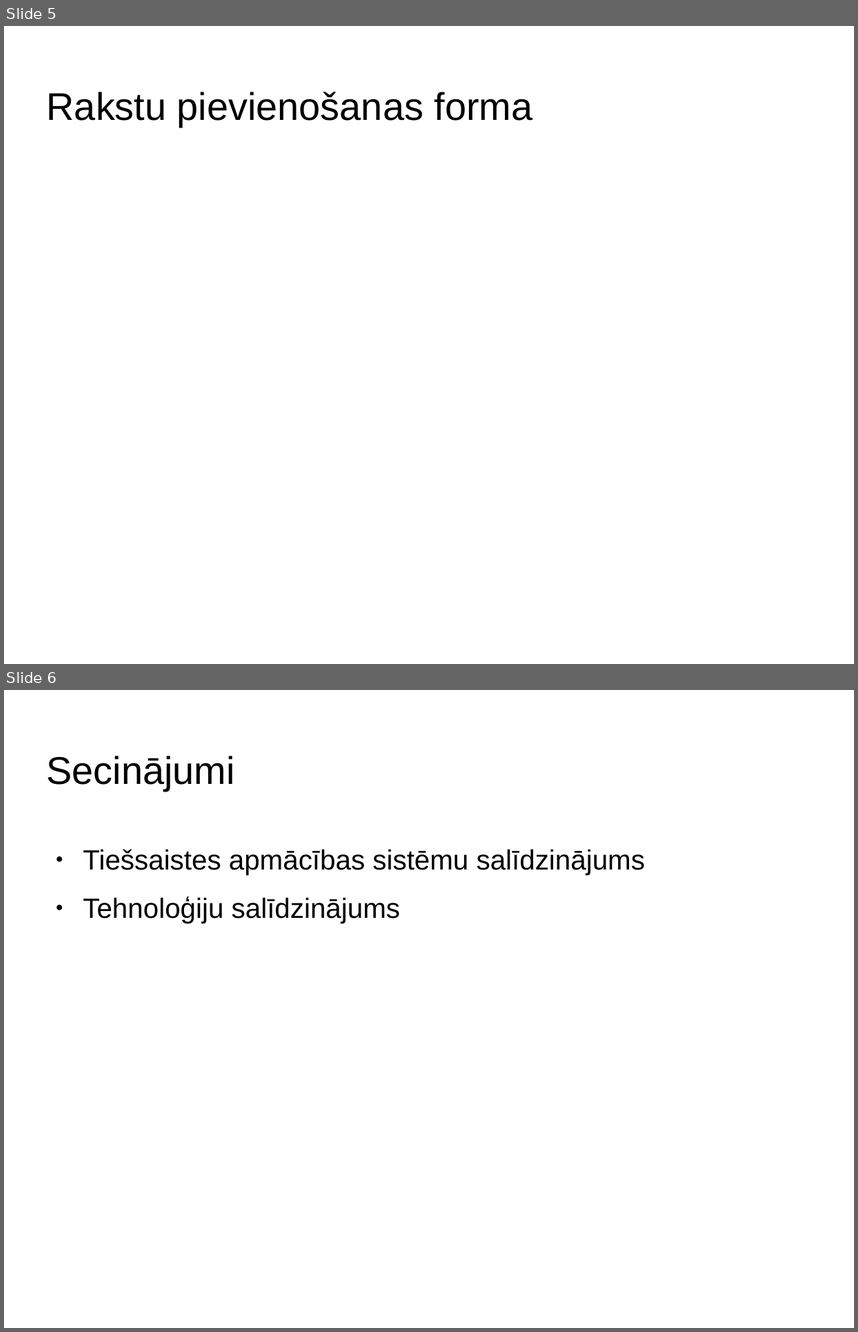
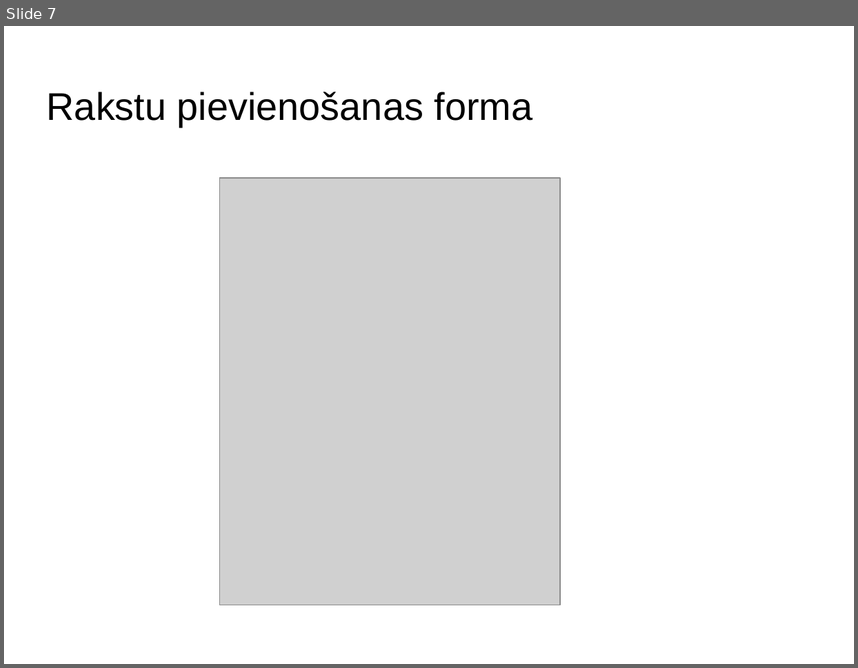
Before and after one commit to stabone/lore-parit, a slide deck: presentatio.odp. Shown one above the other, each under a label of ours: slides 5 and 6 before the commit, slide 7 after it. The pictures are 858x1332 and 858x668 pixels, drawn with LibreOffice and Linux fonts; fonts in the diff are those of the drawing; grey boxes stand for pictures; background and template pictures are left out. Boxes give left, top, right and bottom in pixels: in the first picture for what was removed or moved away, otherwise in the second. Text is boxed around its words. In the diff, an @@ line names an element or a change of style, - is before the commit and + after.

```diff
--- a/presentatio.odp
+++ b/presentatio.odp
@@ slide 6 removed at (4,690,854,1328), background picture (left out) @@
@@ title removed at (47,756,235,791) @@
-Secinājumi
@@ text removed at (83,849,645,923) @@
-● Tiešsaistes apmācības sistēmu salīdzinājums
-● Tehnoloģiju salīdzinājums
@@ what was slide 5 is now slide 7 @@
@@ slide 7 changed as well @@
@@ picture added at (220,178,560,604) @@
```
Also in this commit, not shown: 3 other slides changed, 5 slides added, 1 other slide removed.
